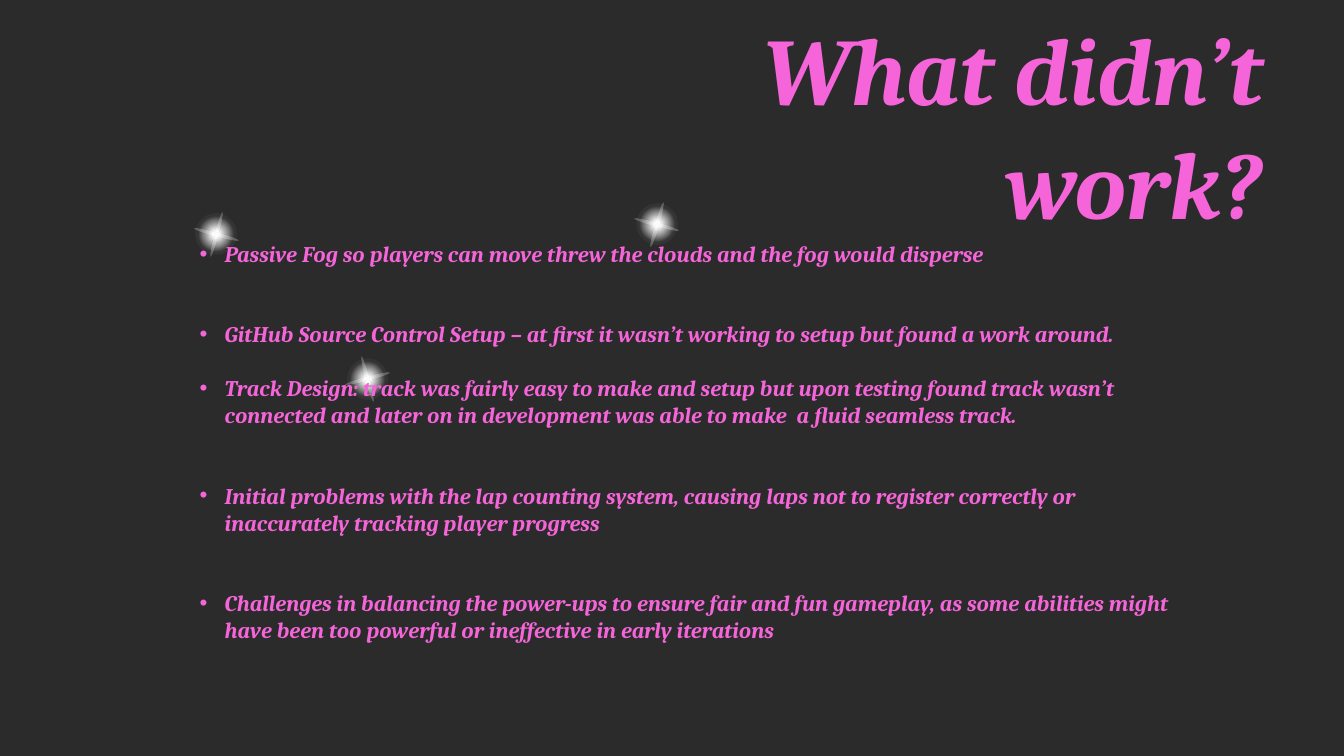
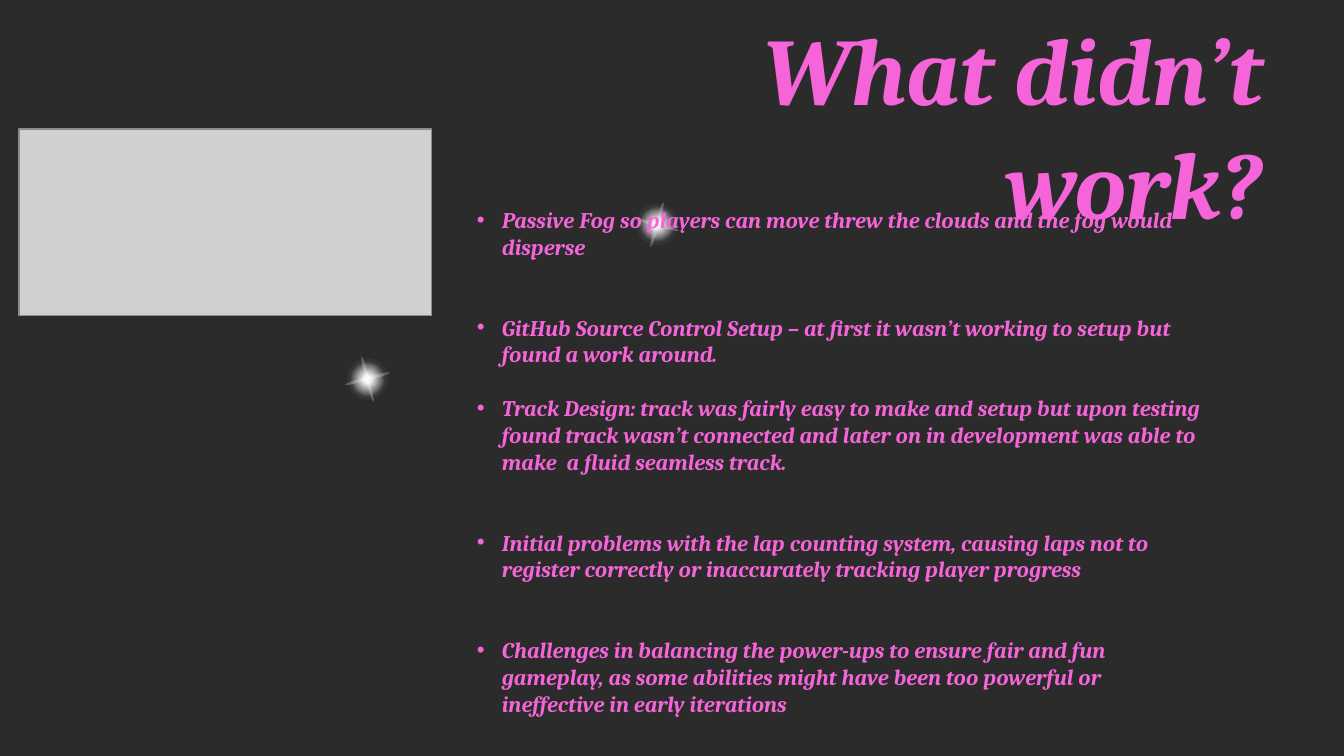
Before and after one commit to phoenixgoldz/Capstone, a slide deck: slide 6 of Capstone Presentation.pptx (slide 4 before the commit). Drawn at 1344x756 pixels with LibreOffice and Linux fonts; fonts in the diff are those of the drawing; grey boxes stand for pictures; background and template pictures are left out; a plain dark background stands for a picture behind light text. Boxes give left, top, right and bottom in pixels: in the first picture for what was removed or moved away, otherwise in the second. Text is boxed around its words. In the diff, an @@ line names an element or a change of style, - is before the commit and + after.

```diff
--- a/Capstone Presentation.pptx
+++ b/Capstone Presentation.pptx
@@ picture added at (x1=19, y1=129, x2=431, y2=316) @@
@@ text "Passive Fog so players can ..." rewrapped from (x1=225, y1=241, x2=1168, y2=643) to (x1=502, y1=207, x2=1200, y2=717) @@
@@ freeform shape removed at (x1=194, y1=212, x2=238, y2=257) @@
@@ freeform shape removed at (x1=194, y1=227, x2=238, y2=241) @@
@@ freeform shape removed at (x1=210, y1=212, x2=223, y2=257) @@
```
Also in this commit, not shown: 1 other slide changed, 1 slide added, 3 other files.
